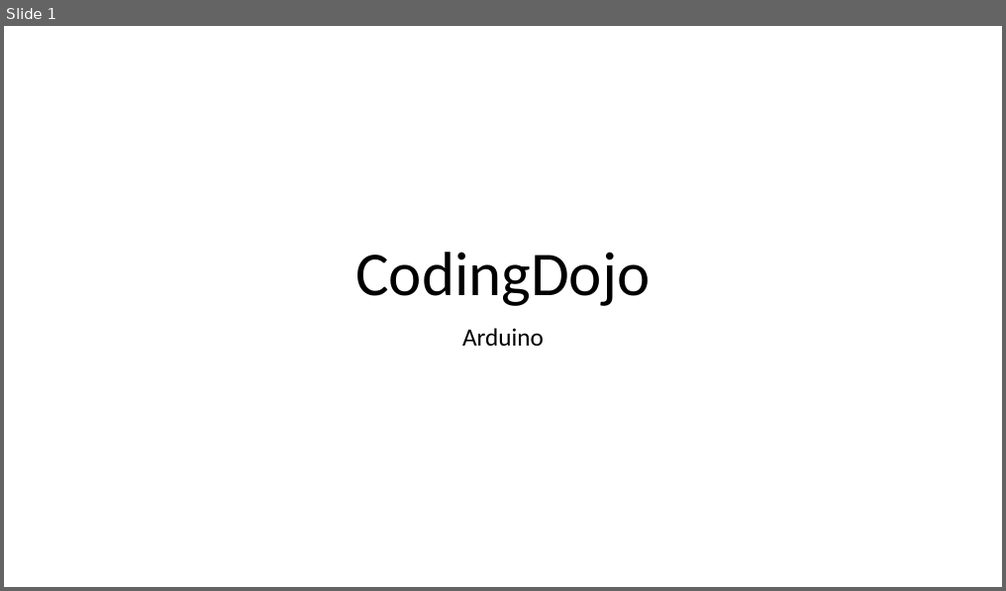
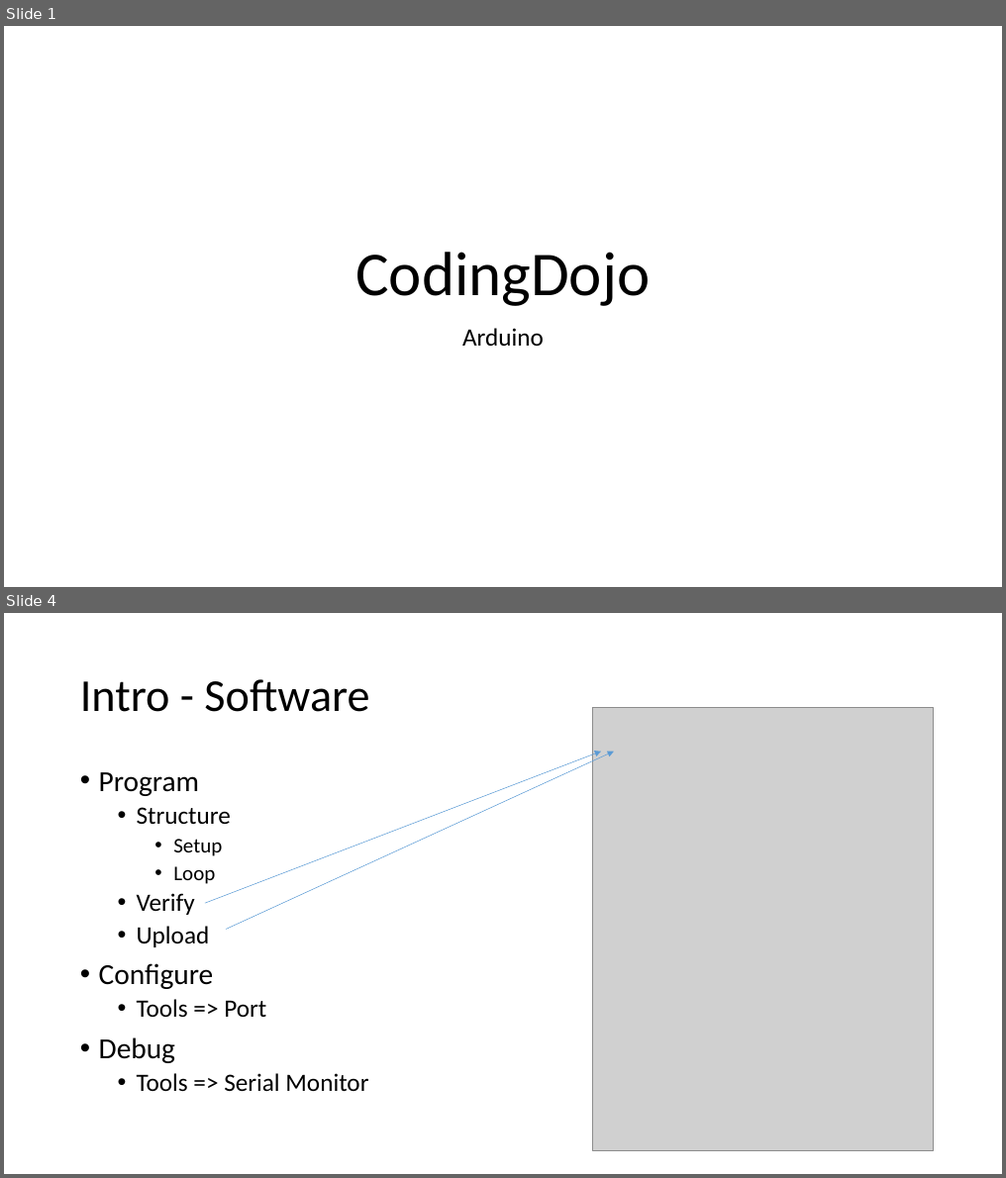
Before and after one commit to geobarteam/codingdojo, a slide deck: Arduino/CodingDojo.odp. Shown one above the other, each under a label of ours: slide 1 before the commit, slides 1 and 4 after it; the slides between them are not shown. The pictures are 1006x591 and 1006x1178 pixels, drawn with LibreOffice and Linux fonts; fonts in the diff are those of the drawing; grey boxes stand for pictures. Boxes give left, top, right and bottom in pixels: in the first picture for what was removed or moved away, otherwise in the second. Text is boxed around its words. In the diff, an @@ line names an element or a change of style, - is before the commit and + after.

Commit message:
add intro to ppt

```diff
--- a/Arduino/CodingDojo.odp
+++ b/Arduino/CodingDojo.odp
@@ slide 4 added at box(4, 613, 1002, 1174), background #FFFFFF @@
@@ title added at box(80, 679, 369, 712), 44 pt, text #000000 @@
+Intro - Software
@@ picture added at box(592, 707, 933, 1152) @@
@@ arrow added from (205, 903) to (601, 752), #5B9BD5 0.51 pt @@
@@ arrow added from (226, 930) to (614, 752), #5B9BD5 0.51 pt @@
@@ text added at box(99, 772, 368, 1092), 24 pt, text #000000 @@
+• Program
+  • Structure
+    • Setup
+    • Loop
+  • Verify
+  • Upload
+• Configure
+  • Tools => Port
+• Debug
+  • Tools => Serial Monitor
```
Also in this commit, not shown: 5 slides changed, 4 other slides added, 1 slide removed, 1 other file.
